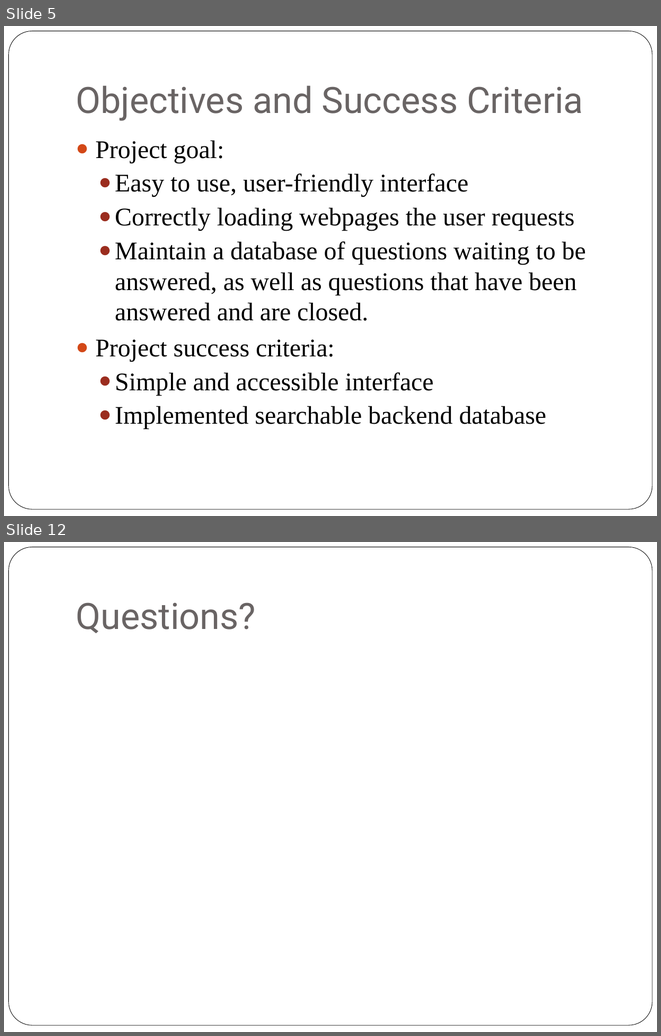
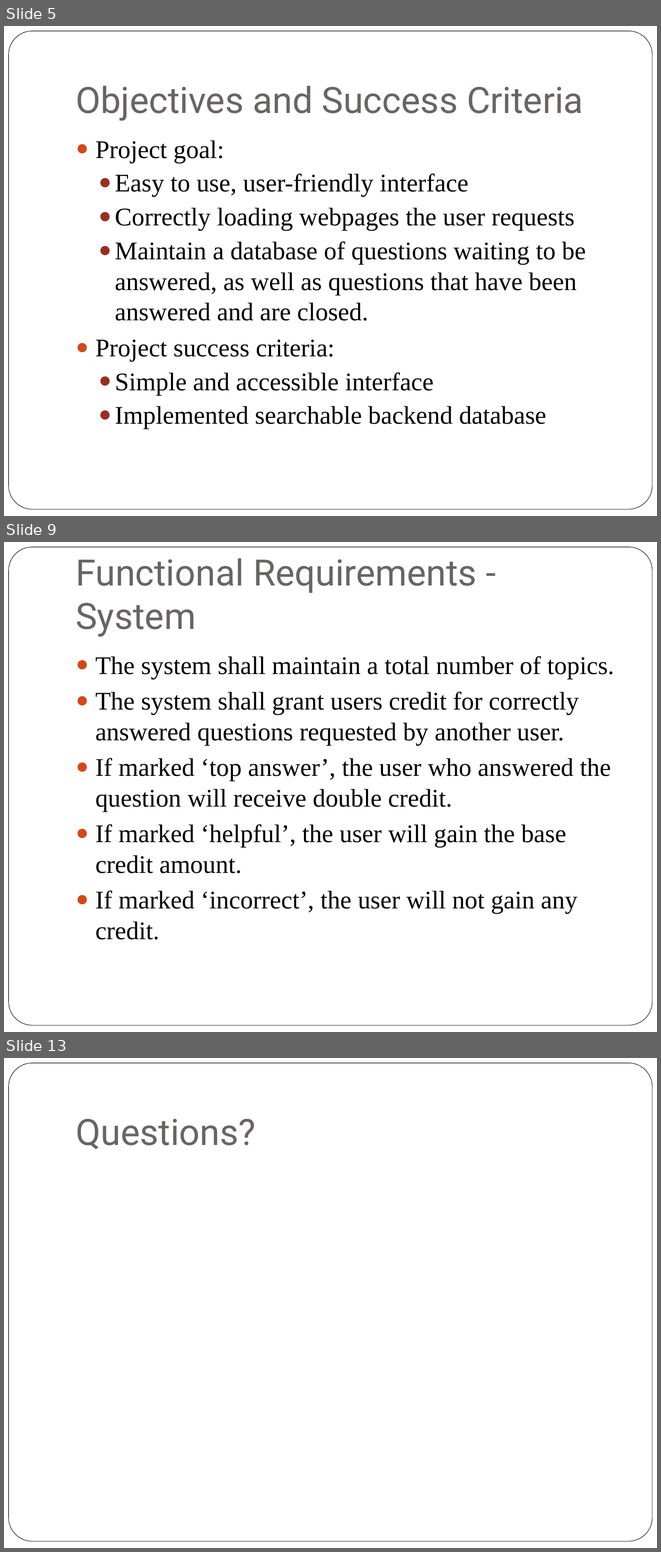
Before and after one commit to patrickbraud/CapstoneProject, a slide deck: Proposal/TTU CS Blog Requirements.pptx. Shown one above the other, each under a label of ours: slides 5 and 12 before the commit, slides 5, 9 and 13 after it; the slides between them are not shown. The pictures are 661x1036 and 661x1552 pixels, drawn with LibreOffice and Linux fonts; fonts in the diff are those of the drawing. Boxes give left, top, right and bottom in pixels: in the first picture for what was removed or moved away, otherwise in the second. Text is boxed around its words. In the diff, an @@ line names an element or a change of style, - is before the commit and + after.

Commit message:
updates for requirements
made updates for what I think Cong is looking for

```diff
--- a/Proposal/TTU CS Blog Requirements.pptx
+++ b/Proposal/TTU CS Blog Requirements.pptx
@@ slide 9 added at <box>4,542,657,1032</box>, background #FFFFFF; not listed: 1 template element that a slide beside it also shows @@
@@ title added at <box>76,558,477,637</box>, 40 pt, text #696464 @@
+Functional Requirements - System
@@ text added at <box>95,656,614,940</box>, 28 pt, text #000000 @@
+● The system shall maintain a total number of topics.
+● The system shall grant users credit for correctly answered questions requested by another user.
+● If marked ‘top answer’, the user who answered the question will receive double credit.
+● If marked ‘helpful’, the user will gain the base credit amount.
+● If marked ‘incorrect’, the user will not gain any credit.
@@ what was slide 12 is now slide 13 @@
```
Also in this commit, not shown: 9 slides changed, 1 other file.
